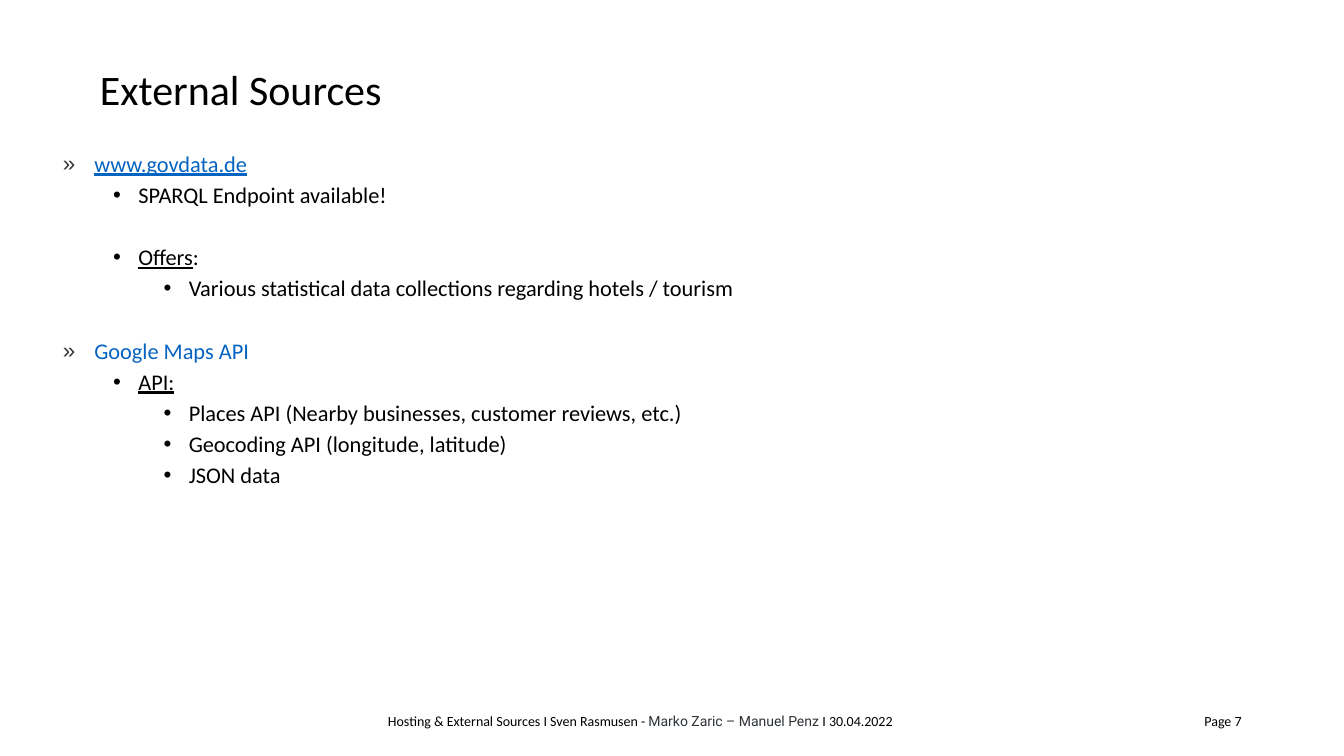
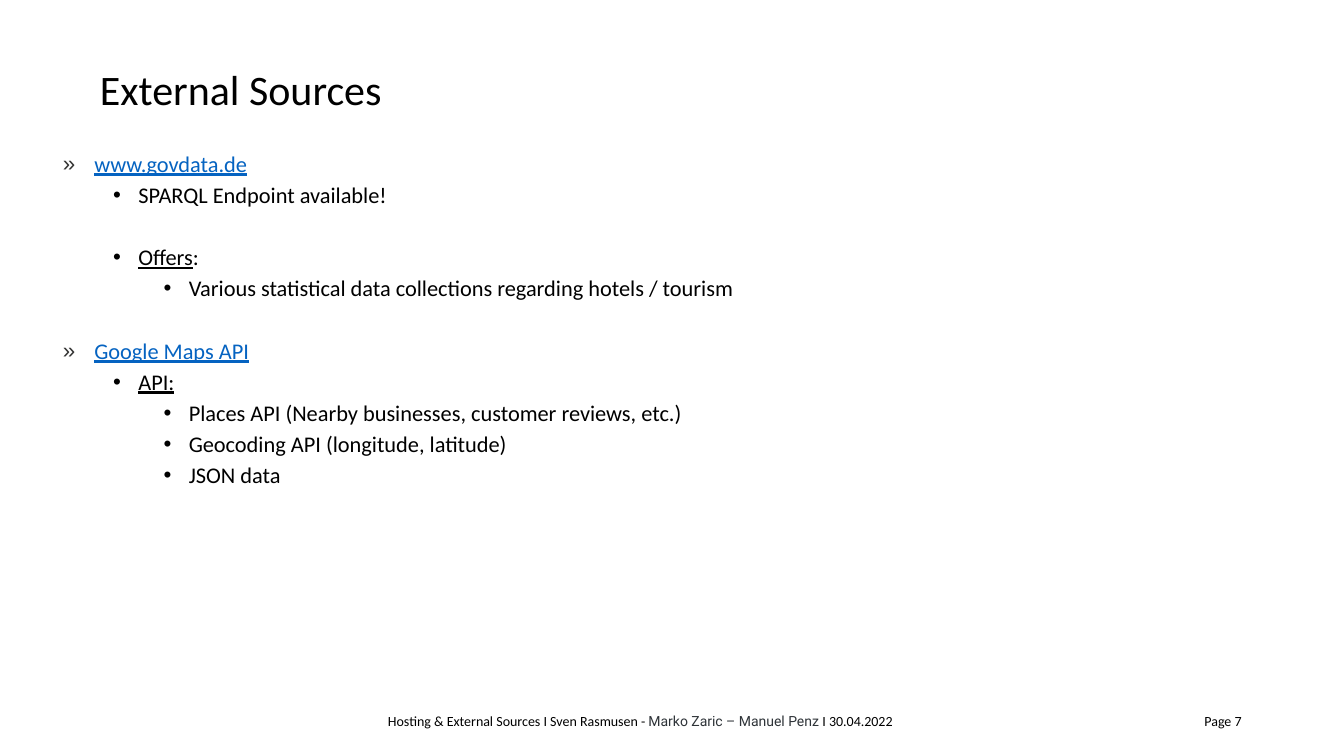
Before and after one commit to csar8594/GTKG, a slide deck: slide 7 of Task 1/pres_1.pptx. Drawn at 1344x756 pixels with LibreOffice and Linux fonts; fonts in the diff are those of the drawing; background and template pictures are left out. Boxes give left, top, right and bottom in pixels: in the first picture for what was removed or moved away, otherwise in the second. Text is boxed around its words. In the diff, an @@ line names an element or a change of style, - is before the commit and + after.

Commit message:
update

```diff
--- a/Task 1/pres_1.pptx
+++ b/Task 1/pres_1.pptx
@@ text at box(94, 343, 249, 363): underline on in "Google Maps API" @@
```
